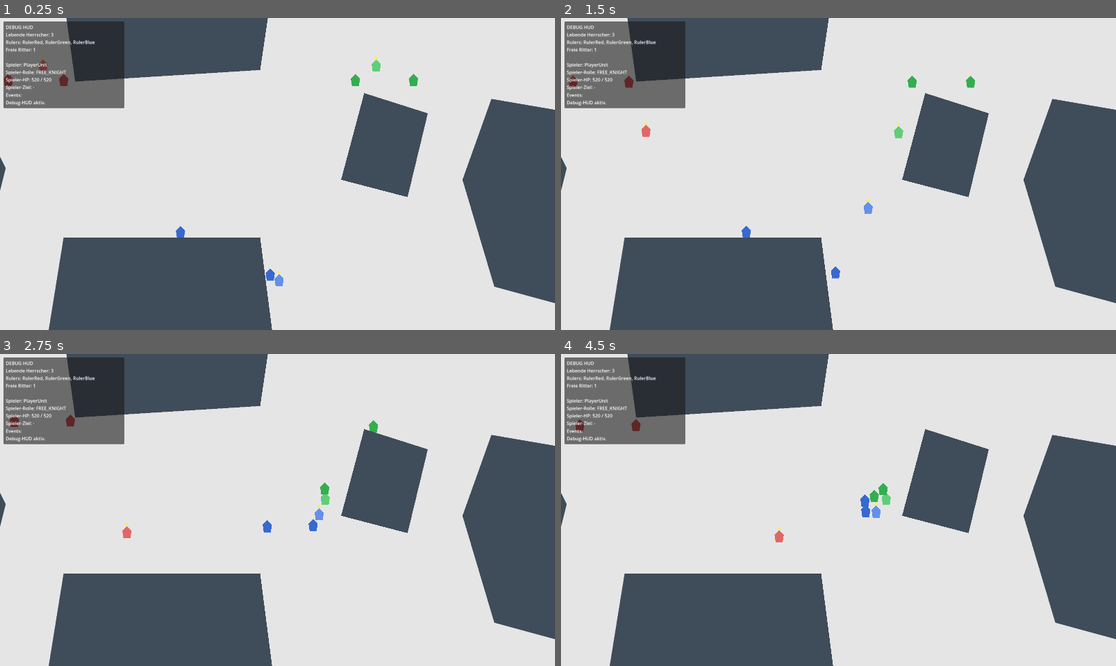
Above: before the commit, frames 1-4 (two rows, left to right).
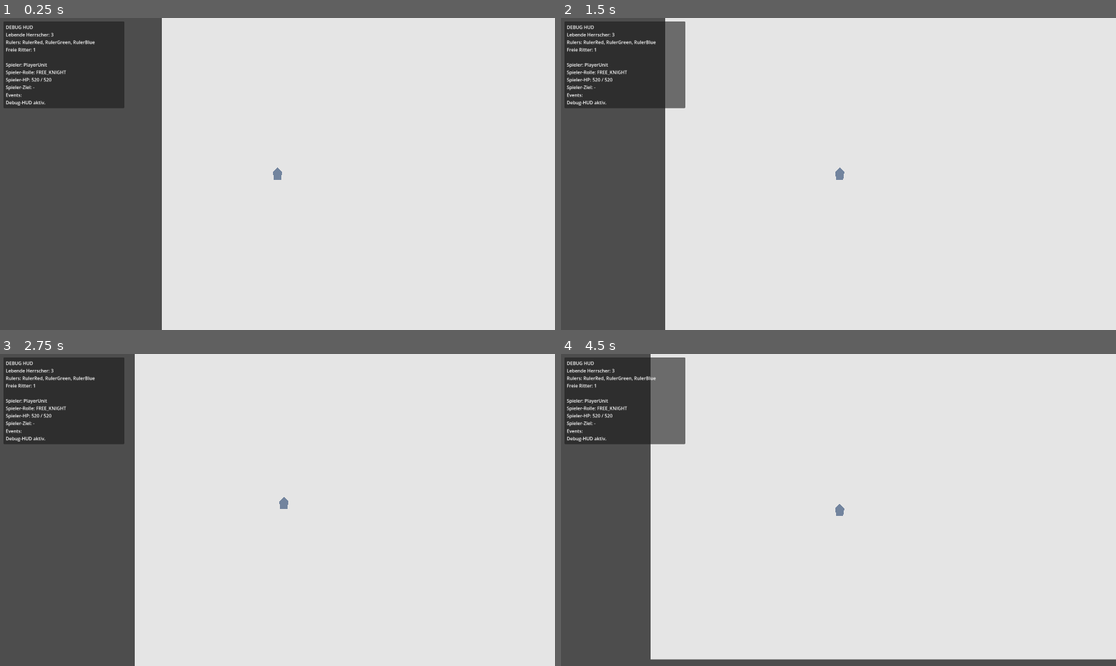
Above: after the commit, the same moments.

Repository: cblab/kingslayer
Game: Godot game, scene res://scenes/Main.tscn
Two runs of this game, one before a commit and one after it. Both use one fixed random seed, a clock stepped at 60 frames per second and the inputs below.
Inputs (mouse positions are in pixels of both pictures, inside the frame that each line leads up to):
- Up to frame 1 (0.25 s): no input
- Up to frame 2 (1.5 s): move the mouse to (960, 158) at 0.52 s; click (960, 158) at 0.67 s; move the mouse to (727, 189) at 1.27 s; click (727, 189) at 1.42 s
- Up to frame 3 (2.75 s): move the mouse to (333, 441) at 2.02 s; click (333, 441) at 2.17 s
- Up to frame 4 (4.5 s): move the mouse to (810, 572) at 2.77 s; click (810, 572) at 2.92 s; move the mouse to (1005, 556) at 3.52 s; click (1005, 556) at 3.67 s; move the mouse to (672, 463) at 4.27 s; click (672, 463) at 4.42 s

The runs differ from the first frame. In frame 1, 41% of the frame differs, in the area x 0-100%, y 0-100%; in frame 2, 41%; in frame 3, 41%; in frame 4, 41%.

Commit message:
Add disband cooldown for former guards and player follow camera

Diff:
--- a/scenes/World.tscn
+++ b/scenes/World.tscn
@@ -17,6 +17,11 @@
 role = 0
 faction_id = -1
 free_knight_color = Color(0.45, 0.52, 0.62, 1)
+
+[node name="FollowCamera" type="Camera2D" parent="PlayerUnit"]
+enabled = true
+position_smoothing_enabled = true
+position_smoothing_speed = 8.0
 
 [node name="RulerRed" parent="." instance=ExtResource("2_unit_scene")]
 position = Vector2(120, 120)
--- a/scripts/units/unit.gd
+++ b/scripts/units/unit.gd
@@ -38,6 +38,7 @@
 @export var ruler_search_move_interval_max: float = 4.2
 @export var ruler_search_move_distance_min: float = 180.0
 @export var ruler_search_move_distance_max: float = 420.0
+@export var disband_cooldown_duration: float = 60.0
 
 var current_hp: float = 0.0
 
@@ -52,6 +53,8 @@
 var _ruler_search_timer: float = 0.0
 var _ruler_search_point: Vector2 = Vector2.ZERO
 var _has_ruler_search_point: bool = false
+var _disband_cooldown_active: bool = false
+var _disband_cooldown_timer: float = 0.0
 
 const _HIT_SOUNDS: Array[AudioStream] = [
 	preload("res://scripts/sound/sword_clash_1.mp3"),
@@ -98,6 +101,10 @@
 		move_and_slide()
 		return
 
+	if _disband_cooldown_active:
+		_process_disband_cooldown(delta)
+		return
+
 	if auto_aggro_enabled and not is_player_controlled:
 		_update_npc_aggro_target()
 
@@ -118,6 +125,8 @@
 
 	if attacker != null and is_instance_valid(attacker) and not attacker.is_dead() and attacker != self:
 		_last_valid_attacker = attacker
+		if _disband_cooldown_active and _attack_target == null and _is_enemy(attacker):
+			set_attack_target(attacker)
 
 	current_hp -= amount
 
@@ -184,6 +193,17 @@
 	set_role(UnitRole.FREE_KNIGHT)
 	faction_id = -1
 	_apply_role_visuals()
+
+func start_disband_cooldown(duration: float = -1.0) -> void:
+	_disband_cooldown_active = true
+	_disband_cooldown_timer = duration if duration > 0.0 else disband_cooldown_duration
+	_attack_target = null
+	_path = PackedVector2Array()
+	_path_index = 0
+	velocity = Vector2.ZERO
+
+func is_disband_cooldown_active() -> bool:
+	return _disband_cooldown_active
 
 func _process_guard_logic(delta: float) -> void:
 	var ruler := _get_ruler()
@@ -302,6 +322,9 @@
 		_path_index = 0
 
 func _update_npc_aggro_target() -> void:
+	if _disband_cooldown_active:
+		return
+
 	match role:
 		UnitRole.ROYAL_GUARD:
 			_update_guard_aggro_target()
@@ -377,6 +400,17 @@
 	_attack_target = null
 	_path = PackedVector2Array()
 	_path_index = 0
+
+func _process_disband_cooldown(delta: float) -> void:
+	_disband_cooldown_timer = maxf(0.0, _disband_cooldown_timer - delta)
+	if _attack_target != null:
+		_process_attack_target(delta)
+	else:
+		velocity = Vector2.ZERO
+		move_and_slide()
+
+	if _disband_cooldown_timer <= 0.0:
+		_disband_cooldown_active = false
 
 func _find_nearest_enemy_in_range(radius: float) -> Unit:
 	return _find_nearest_enemy_to_point_in_range(global_position, radius)
--- a/scripts/world.gd
+++ b/scripts/world.gd
@@ -62,6 +62,7 @@
 		if not _guard_references_unit(guard, dead_ruler):
 			continue
 		guard.clear_guard_assignment()
+		guard.start_disband_cooldown()
 		freed_guard_count += 1
 
 	_push_debug_event("Herrscher tot: %s" % dead_ruler.name)
@@ -82,6 +83,7 @@
 		var guard_ruler := _get_guard_ruler(unit)
 		if guard_ruler == null:
 			unit.clear_guard_assignment()
+			unit.start_disband_cooldown()
 			_push_debug_event("Eskorte zerfiel: %s wurde frei" % unit.name)
 
 func _get_live_units() -> Array[Unit]:
